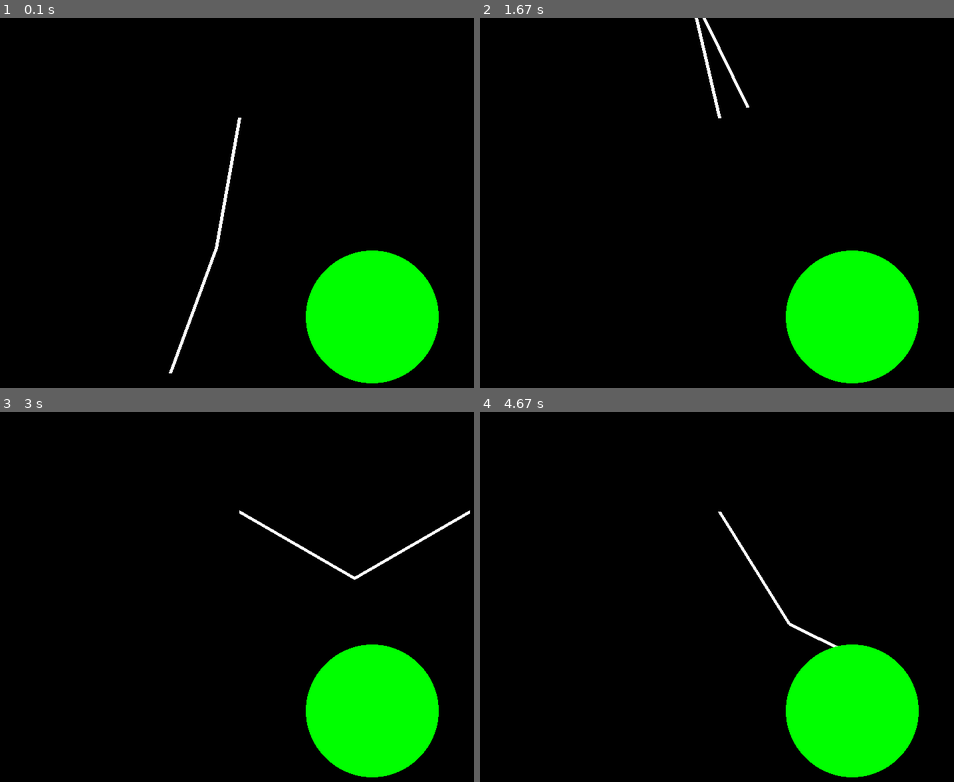
Above: before the commit, frames 1-4 (two rows, left to right).
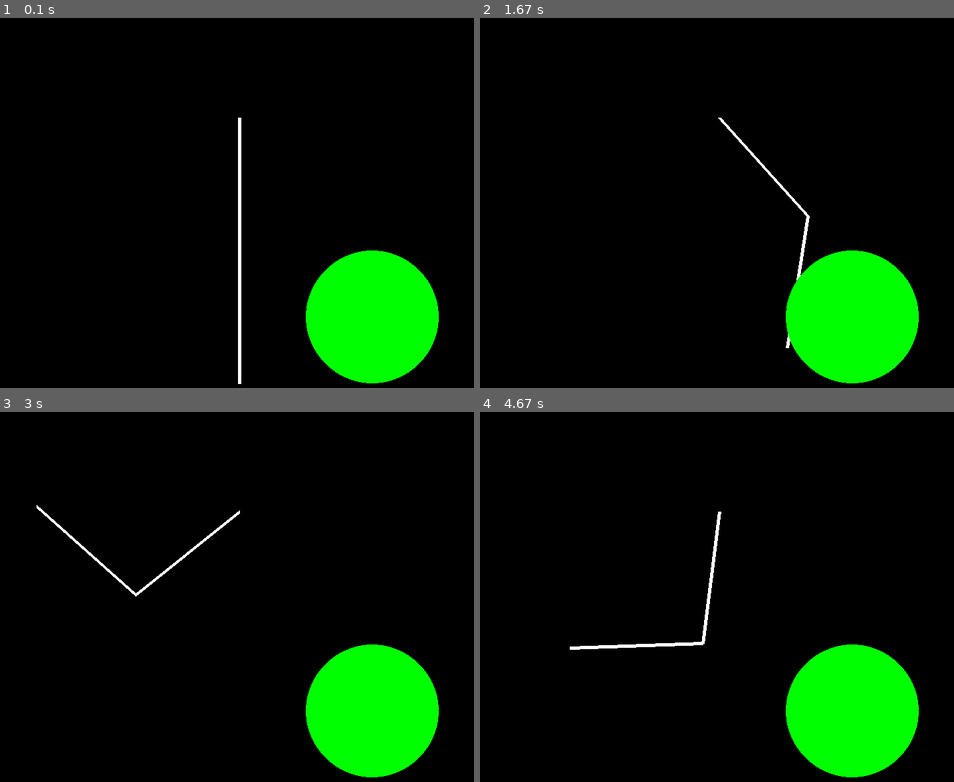
Above: after the commit, the same moments.

Repository: TheMatthewDu/MIE491Y1_Capstone_Codebase
Game: pygame game, started from pygame_model/simulate.py
The game is run twice, just before and just after one commit, with the same random seed, the same clock (stepped at 60 frames per second) and the same inputs.
Inputs:
- Up to frame 1 (0.1 s): no input
- Up to frame 2 (1.67 s): hold Right 0.33-0.8 s; hold Up 0.83-1.13 s; hold Right 1.17-1.63 s
- Up to frame 3 (3 s): hold Left 1.67-2.2 s; hold Down 2.23-2.53 s; hold Left 2.57-2.97 s
- Up to frame 4 (4.67 s): hold Up 3-3.37 s; hold Right 3.4-4.03 s; hold Down 4.07-4.43 s; hold Left from 4.47 s (still down)

The runs differ from the first frame. In frame 1, 1.0% of the frame differs, in the area x 35-51%, y 27-99%; in frame 2, 0.7%; in frame 3, 0.8%; in frame 4, 0.8%.

Commit message:
Added final scripts minus unity assets

Diff:
--- /dev/null
+++ b/experiment_scripts/experiments.py
@@ -0,0 +1,68 @@
+import matplotlib.pyplot as plt
+import numpy as np
+import math
+import socket
+import struct
+import time
+import control as ct
+
+mechanism_socket = socket.socket(socket.AF_INET, socket.SOCK_STREAM)
+mechanism_socket.bind(('127.0.0.1', 8887))
+
+# 3. Start listening for incoming connections
+mechanism_socket.listen()
+print("Server started at 127.0.0.1:8887...")
+
+mechanism_conn, mechanism_addr = mechanism_socket.accept()
+print(f"Connection received from address: {mechanism_addr}")
+
+def send_to_sock(data):
+    assert len(data) == 4
+    package = struct.pack("<4f", *data)
+    mechanism_conn.send(package)
+
+def recv_from_sock():
+    package = b""
+    while len(package) < 16:
+        package += mechanism_conn.recv(16 - len(package))
+
+    result = np.array(struct.unpack("<4f", package))
+    return result
+
+def gaussian_kernel_1d(length, sigma):
+    ax = np.linspace(-(length - 1) / 2., (length - 1) / 2., length)
+    gauss = np.exp(-0.5 * np.square(ax) / np.square(sigma))
+    return gauss / np.sum(gauss)
+
+def main():
+    results = []
+    start_time = time.time()
+    # while np.linalg.norm(state - start) > 1:
+    for _ in range(200):
+        start = np.array([-90.0, 0.0, 0.0, 0.0]) + np.random.normal(0, 0.5, 4)
+        send_to_sock(start)
+        state = recv_from_sock()
+
+        error = state - start
+        print(error)
+
+        results.append([time.time() - start_time] + error.tolist())
+
+    data = np.array(results)
+    plt.plot(data[:, 0], data[:, 1], 'b-')
+    plt.savefig("results.png")
+
+    characteristics = ct.step_info(data[:, 1], data[:, 0], SettlingTimeThreshold=0.02) #
+
+    # Extract the values
+    settling_time = characteristics['SettlingTime']
+    steady_state_value = characteristics['SteadyStateValue']
+    steady_state_error = 0 - steady_state_value
+
+    print(f"Steady State Value: {steady_state_value:.4f}")
+    print(f"Steady State Error: {steady_state_error:.4f}")
+    print(f"Settling Time (to within 2% of steady state): {settling_time:.4f} seconds")
+
+
+if __name__ == '__main__':
+    main()
--- /dev/null
+++ b/experiment_scripts/gateway.py
@@ -0,0 +1,40 @@
+import numpy as np
+import socket
+import struct
+import time
+
+mechanism_socket = socket.socket(socket.AF_INET, socket.SOCK_STREAM)
+mechanism_socket.bind(('127.0.0.1', 8887))
+
+# 3. Start listening for incoming connections
+mechanism_socket.listen()
+print("Server started at 127.0.0.1:8887...")
+
+mechanism_conn, mechanism_addr = mechanism_socket.accept()
+print(f"Connection received from address: {mechanism_addr}")
+
+def send_to_sock(data):
+    assert len(data) == 4
+    package = struct.pack("<4f", *data)
+    mechanism_conn.send(package)
+
+def recv_from_sock():
+    package = b""
+    while len(package) < 16:
+        package += mechanism_conn.recv(16 - len(package))
+
+    result = np.array(struct.unpack("<4f", package))
+    return result
+
+start = np.array([0.0, 0.0, 90.0, 0.0])
+send_to_sock(start)
+state = recv_from_sock()
+
+results = []
+while np.linalg.norm(state - start) > 1:
+    state = recv_from_sock()
+
+    print(state)
+    results.append(state - start)
+
+time.sleep(10)
--- a/model/apis.py
+++ /dev/null
@@ -1,28 +0,0 @@
-import pygame
-import signal
-from model import Exoskeleton
-
-
-def joint1_rotate_ccw(obj: Exoskeleton, angle: float):
-    obj.update(joint1=obj.theta1 + angle)
-
-def joint2_rotate_ccw(obj: Exoskeleton, angle: float):
-    obj.update(joint2=obj.theta2 + angle)
-
-def joint1_rotate_cw(obj: Exoskeleton, angle: float):
-    obj.update(joint1=obj.theta1 - angle)
-
-def joint2_rotate_cw(obj: Exoskeleton, angle: float):
-    obj.update(joint2=obj.theta2 - angle)
-
-def detect_collisions(obj: Exoskeleton, scene: list):
-    for obstacle in scene:
-        if obstacle.contains(obj.get_position()):
-            return True
-    return False
-
-def mainloop(obj: Exoskeleton, objects: list):
-    if detect_collisions(obj, objects):
-        return
-    joint1_rotate_cw(obj, 1)
-    joint2_rotate_cw(obj, 2)
--- a/model/simulate.py
+++ /dev/null
@@ -1,34 +0,0 @@
-import pygame
-from model import Exoskeleton, Obstacle
-
-from apis import mainloop
-
-def main():
-    pygame.init()
-    WIDTH, HEIGHT = 800, 600
-    screen = pygame.display.set_mode((WIDTH, HEIGHT))
-    pygame.display.set_caption("Exoskeloten Model")
-    ORIGIN = (WIDTH // 2, HEIGHT // 4)
-
-    robot = Exoskeleton(origin=ORIGIN)
-    obstacle = Obstacle(origin=ORIGIN, x=200, y=300, r=100)
-
-    running = True
-    while running:
-        for event in pygame.event.get():
-            if event.type == pygame.QUIT:
-                running = False
-
-        mainloop(robot, [obstacle])
-
-        screen.fill((0, 0, 0))
-        robot.draw(screen)
-        obstacle.draw(screen)
-        pygame.display.flip()
-        pygame.time.wait(10)
-
-    pygame.quit()
-
-
-if __name__ == "__main__":
-    main()
--- /dev/null
+++ b/pygame_model/apis.py
@@ -0,0 +1,34 @@
+import math
+
+from model import Exoskeleton
+
+def set_link1_angle(obj: Exoskeleton, angle: float):
+    obj.update(joint1=obj.theta1 - angle)
+    obj.update(joint2=obj.theta2 - angle)
+
+def set_link2_angle(obj: Exoskeleton, angle: float):
+    obj.update(joint2=obj.theta2 - angle)
+
+def get_link1_angle(obj: Exoskeleton):
+    return obj.theta1
+
+def get_link2_angle(obj: Exoskeleton):
+    return obj.theta2
+
+def detect_collisions(obj: Exoskeleton, scene: list):
+    for obstacle in scene:
+        if obstacle.contains(obj.get_position()):
+            return True
+    return False
+
+def resolve_collision(obj: Exoskeleton, scene, old_pos, curr_pos):
+    p1, p2 = old_pos, curr_pos
+
+    while detect_collisions(obj, scene):
+        angle1 = math.ceil((p2[0] - p1[0]) / 2)
+        angle2 = math.ceil((p2[1] - p1[1]) / 2)
+
+        set_link1_angle(obj, angle1)
+        set_link2_angle(obj, angle2)
+
+        p2 = get_link1_angle(obj), get_link2_angle(obj)
--- a/model/model.py
+++ b/pygame_model/model.py
@@ -23,10 +23,12 @@
 
     def get_position(self):
         ox, oy = self.origin
-        x1 = ox + self.l1 * math.sin(math.radians(self.theta1)) + self.l2 * math.sin(math.radians(self.theta2))
-        y1 = oy + self.l1 * math.cos(math.radians(self.theta1)) + self.l2 * math.cos(math.radians(self.theta2))
+        x1 = ox + self.l1 * math.sin(math.radians(self.theta1))
+        y1 = oy + self.l1 * math.cos(math.radians(self.theta1))
 
-        return x1, y1
+        x2 = self.l2 * math.sin(math.radians(self.theta2))
+        y2 = self.l2 * math.cos(math.radians(self.theta2))
+        return x1 + x2, y1 + y2
 
     def draw(self, screen):
         ox, oy = self.origin
@@ -50,7 +52,7 @@
         self.y = self.origin[1] + y
         self.radius = r
 
-    def contains(self, pt: (float, float)) -> bool:
+    def contains(self, pt: tuple[float, float]) -> bool:
         return (pt[0] - self.x) ** 2 + (pt[1] - self.y) ** 2 <= self.radius ** 2
 
     def draw(self, screen):
--- /dev/null
+++ b/pygame_model/simulate.py
@@ -0,0 +1,64 @@
+import pygame
+from model import Exoskeleton, Obstacle
+
+from apis import *
+
+WIDTH, HEIGHT = 800, 600
+ORIGIN = (WIDTH // 2, HEIGHT // 4)
+
+
+def main():
+    pygame.init()
+    screen = pygame.display.set_mode((WIDTH, HEIGHT))
+    pygame.display.set_caption("Exoskeloten Model")
+
+    robot = Exoskeleton(origin=ORIGIN)
+    obstacle = Obstacle(origin=ORIGIN, x=200, y=300, r=100)
+
+    prev = None
+    keydown, direction = False, None
+    running = True
+    while running:
+        for event in pygame.event.get():
+            if event.type == pygame.QUIT:
+                running = False
+            elif event.type == pygame.KEYDOWN:
+                keydown = True
+                if event.key == pygame.K_RIGHT:
+                    direction = "R"
+                elif event.key == pygame.K_LEFT:
+                    direction = "L"
+                elif event.key == pygame.K_UP:
+                    direction = "U"
+                elif event.key == pygame.K_DOWN:
+                    direction = "D"
+            elif event.type == pygame.KEYUP:
+                keydown = False
+                direction = None
+
+        prev = get_link1_angle(robot), get_link2_angle(robot)
+        if keydown:
+            if direction == "R":
+                set_link1_angle(robot, -1)
+            elif direction == "L":
+                set_link1_angle(robot, 1)
+            elif direction == "U":
+                set_link2_angle(robot, -1)
+            elif direction == "D":
+                set_link2_angle(robot, 1)
+
+        if detect_collisions(robot, [obstacle]):
+            curr = get_link1_angle(robot), get_link2_angle(robot)
+            resolve_collision(robot, [obstacle], prev, curr)
+
+        screen.fill((0, 0, 0))
+        robot.draw(screen)
+        obstacle.draw(screen)
+        pygame.display.flip()
+        pygame.time.wait(10)
+
+    pygame.quit()
+
+
+if __name__ == "__main__":
+    main()
Not shown, removed: model/requirements.txt
Not shown, added: .gitignore
